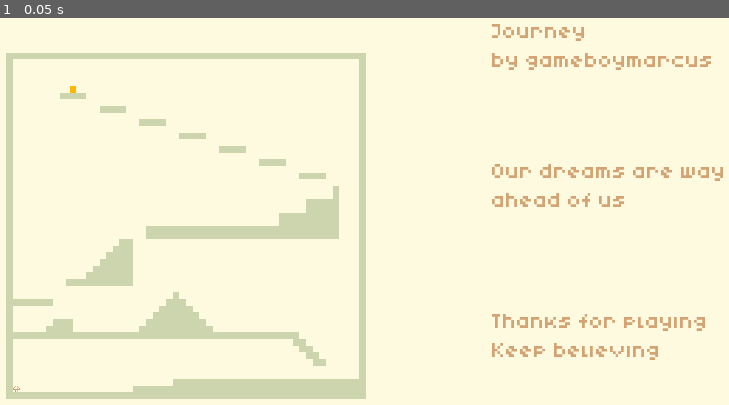
Above: before the commit, frame 1.
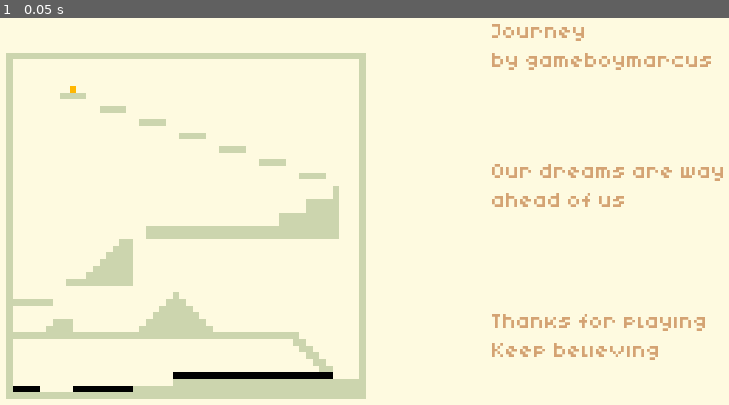
Above: after the commit, the same moment.

Repository: msanatan/Journey
Game: Godot game, scene res://scenes/Main.tscn
The game is run twice, just before and just after one commit, with the same random seed, the same clock (stepped at 60 frames per second) and the same inputs.
Inputs:
- Up to frame 1 (0.05 s): no input

The runs differ from the first frame. In frame 1, 0.6% of the frame differs, in the area x 1-46%, y 89-97%.

Commit message:
Replace the duplicated text boxes with story trigger scenes

Diff:
--- a/scenes/Main.tscn
+++ b/scenes/Main.tscn
@@ -1,9 +1,10 @@
-[gd_scene load_steps=8 format=2]
+[gd_scene load_steps=9 format=2]
 
 [ext_resource path="res://fonts/Kenney Mini.ttf" type="DynamicFontData" id=1]
 [ext_resource path="res://art/tiles/Platform.png" type="Texture" id=2]
 [ext_resource path="res://scenes/Goal.tscn" type="PackedScene" id=3]
 [ext_resource path="res://scenes/Player.tscn" type="PackedScene" id=4]
+[ext_resource path="res://scenes/StoryTrigger.tscn" type="PackedScene" id=6]
 
 [sub_resource type="DynamicFont" id=1]
 size = 54
@@ -77,10 +78,24 @@
 cell_quadrant_size = 4
 cell_custom_transform = Transform2D( 16, 0, 0, 16, 0, 0 )
 format = 1
-tile_data = PoolIntArray( 458757, 0, 0, 458758, 0, 0, 458759 …(5851 unchanged characters)…  0, 0, 3473466, 0, 0, 3538949, 0, 0, 3539002, 0, 0, 3604485, 0, 0, 3604538, 0, 0 …(1802 unchanged characters)…
+tile_data = PoolIntArray( 458757, 0, 0, 458758, 0, 0, 458759 …(5851 unchanged characters)…  0, 0, 3473466, 0, 0, 3538949, 0, 0, 3538996, 0, 0, 3538997, 0, 0, 3539002, 0, 0, 3604485, 0, 0, 3604538, 0, 0 …(1802 unchanged characters)…
 
 [node name="Goal" parent="." instance=ExtResource( 3 )]
 position = Vector2( 240, 296 )
 
 [node name="Player" parent="." instance=ExtResource( 4 )]
 position = Vector2( 104, 1016 )
+
+[node name="StoryTriggers" type="Node2D" parent="."]
+
+[node name="StoryTrigger01" parent="StoryTriggers" instance=ExtResource( 6 )]
+position = Vector2( 128, 1016 )
+scale = Vector2( 4, 1 )
+
+[node name="StoryTrigger02" parent="StoryTriggers" instance=ExtResource( 6 )]
+position = Vector2( 312, 1016 )
+scale = Vector2( 9, 1 )
+
+[node name="StoryTrigger03" parent="StoryTriggers" instance=ExtResource( 6 )]
+position = Vector2( 672, 984 )
+scale = Vector2( 24, 1 )
